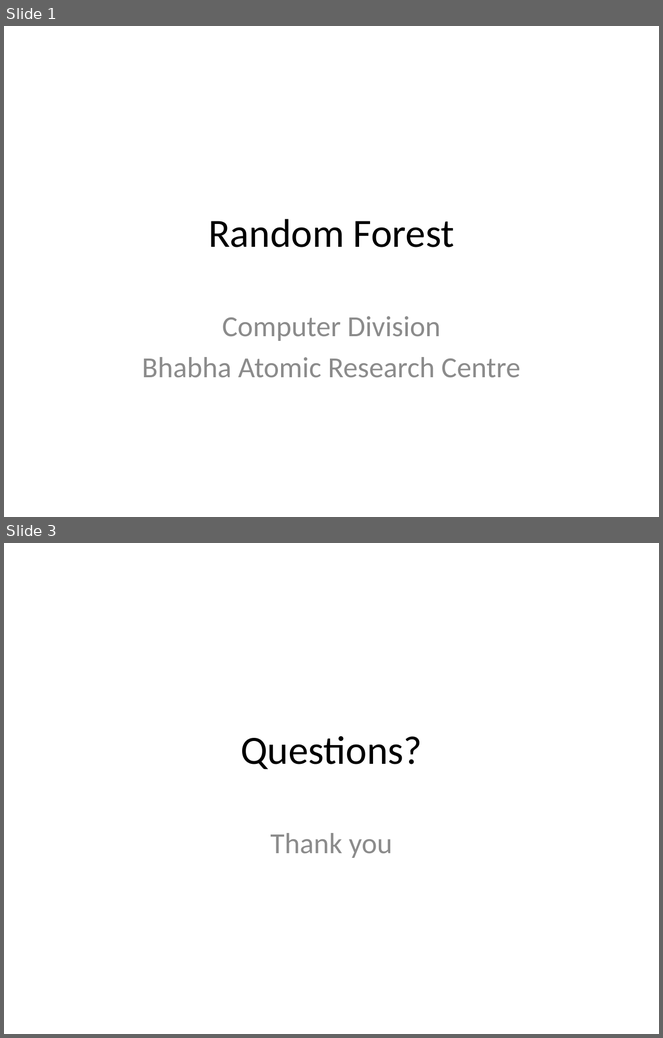
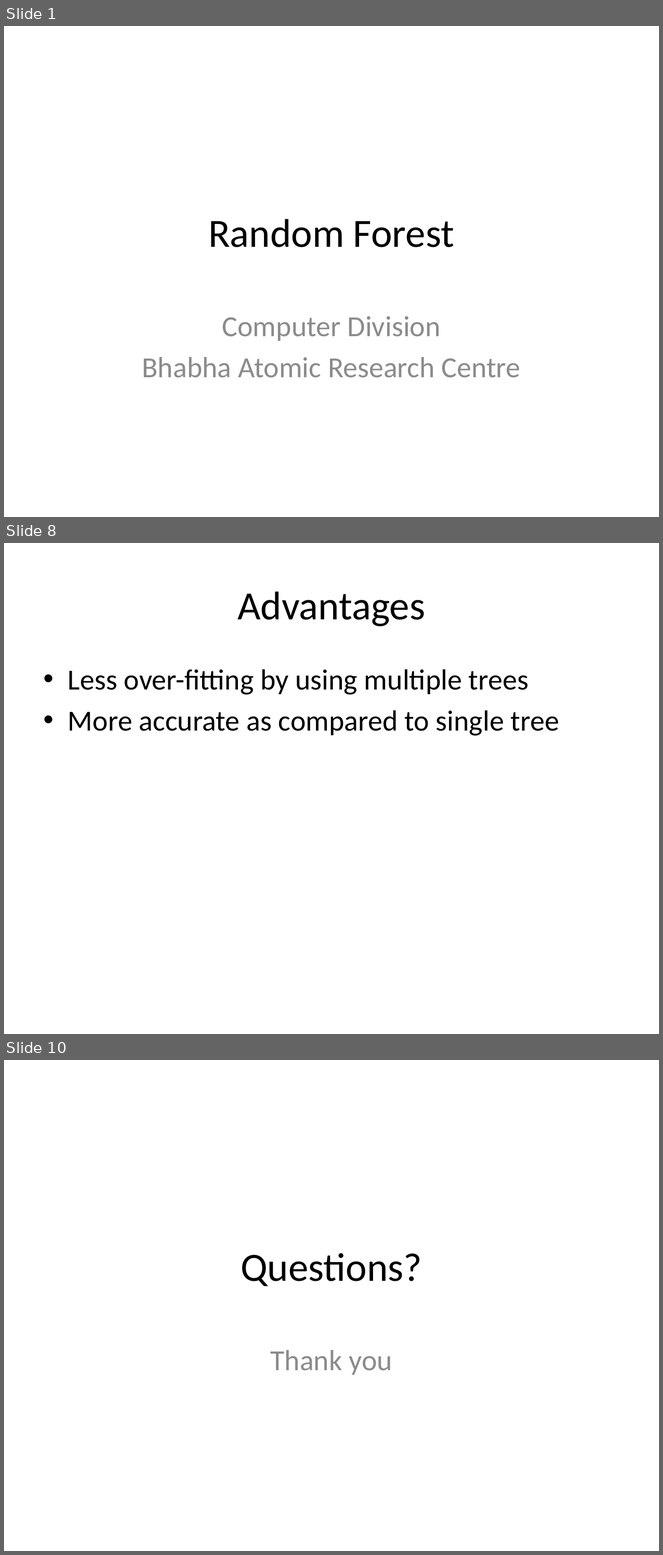
Before and after one commit to look4pritam/ArtificialIntelligence, a slide deck: MachineLearning/RandomForest.pptx. Shown one above the other, each under a label of ours: slides 1 and 3 before the commit, slides 1, 8 and 10 after it; the slides between them are not shown. The pictures are 663x1038 and 663x1555 pixels, drawn with LibreOffice and Linux fonts; fonts in the diff are those of the drawing. Boxes give left, top, right and bottom in pixels: in the first picture for what was removed or moved away, otherwise in the second. Text is boxed around its words. In the diff, an @@ line names an element or a change of style, - is before the commit and + after.

```diff
--- a/MachineLearning/RandomForest.pptx
+++ b/MachineLearning/RandomForest.pptx
@@ slide 8 added at (x1=4, y1=543, x2=659, y2=1034), background #FFFFFF @@
@@ title added at (x1=237, y1=591, x2=425, y2=627), 44 pt, text #000000 @@
+Advantages
@@ text added at (x1=68, y1=669, x2=559, y2=736), 32 pt, text #000000 @@
+• Less over-fitting by using multiple trees
+• More accurate as compared to single tree
@@ what was slide 3 is now slide 10 @@
```
Also in this commit, not shown: 7 other slides added, 1 slide removed.
